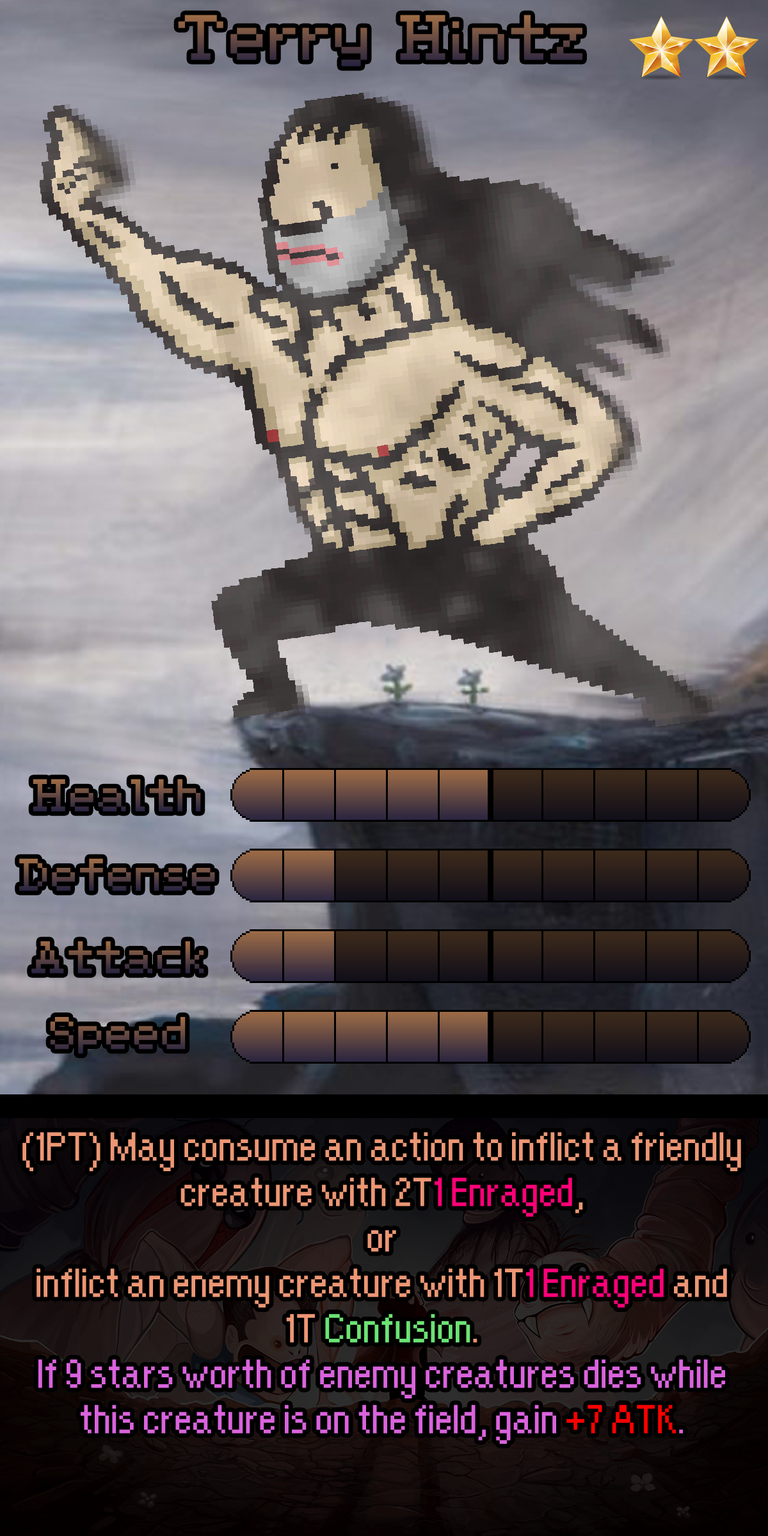
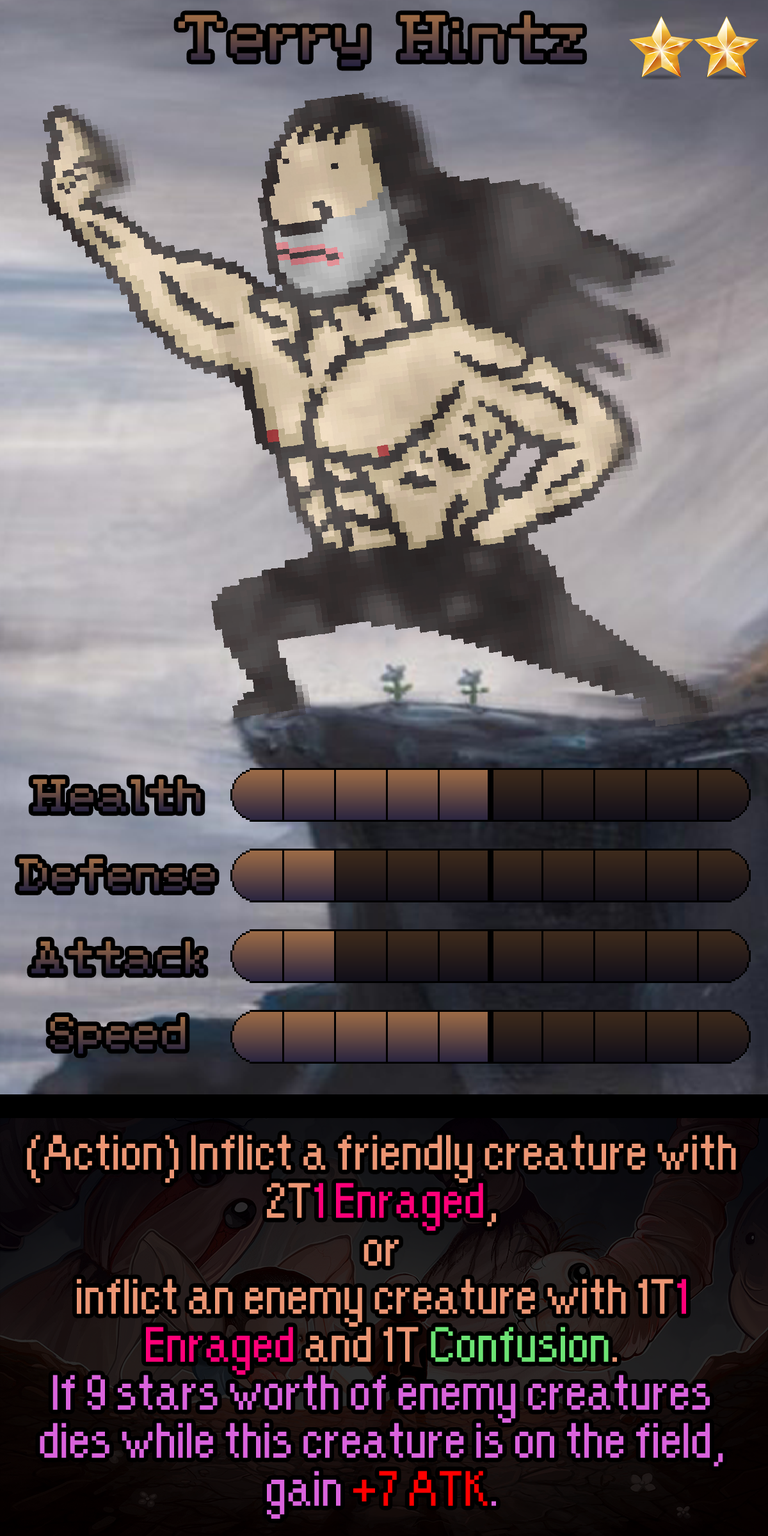
Layered file, before and after one edit (w=768, h=1536). Changes by layer:
painted on "Ability" over 22, 1132, 742, 1519
